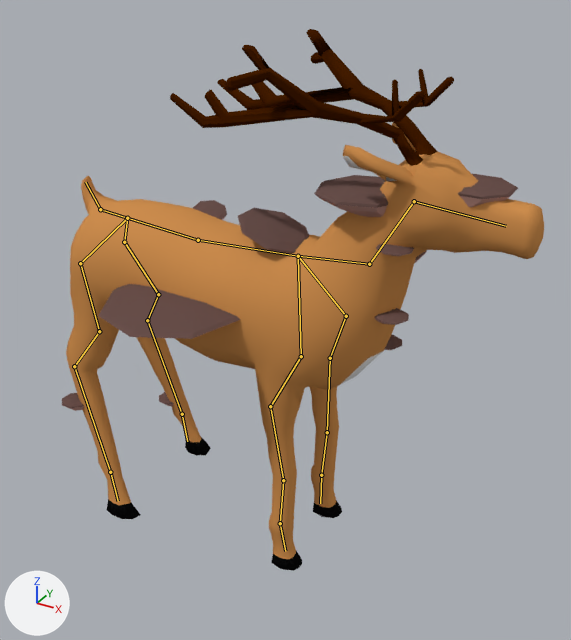
Two versions of the Blender file Amelia Blume/Assets/Meshes/Animals/Deer_Infected_v2.blend, one commit apart.
Rendered twice from a camera (50 mm lens) standing at (192.0, -256.0, 266.0) and looking at (43.0, 0.0, 112.0). Arrows for +X, +Y and +Z are at lower left; the lights stay in place. The bones that bend it are drawn over the model as lines.

Names of what the first picture shows: 'Deer'.
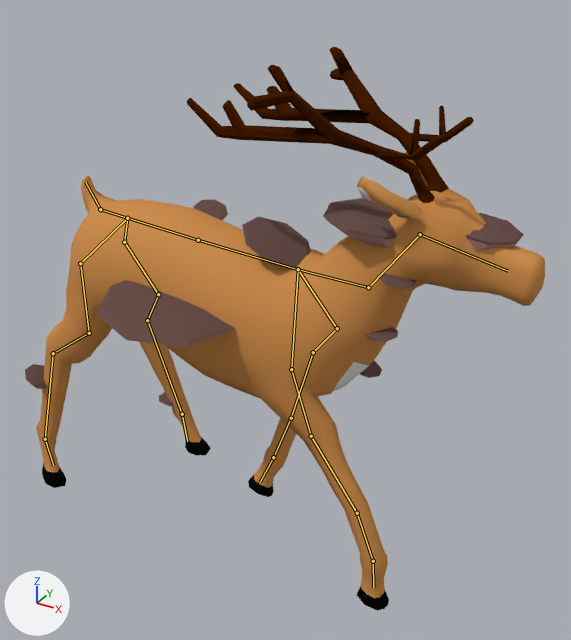
The newer file adds an action. The first version stands in its rest pose; the second is drawn at frame 0 of the action 'Run'.

Pixel boxes (x1, y1, x2, y2) of what changed, in the pictures (571 x 640 px):
'Deer', posed (8% wider): before (62, 29, 544, 571); after (25, 47, 545, 610)
bone 'chest', root to tip: before (198, 240) to (298, 256); after (198, 240) to (298, 269)
bone 'foot.front.R', root to tip: before (280, 523) to (285, 551); after (373, 561) to (373, 587)
bone 'foot.front.L', root to tip: before (321, 475) to (320, 503); after (273, 457) to (260, 482)
bone 'foot.hind.R', root to tip: before (110, 472) to (118, 501); after (45, 439) to (53, 465)

The edits, one by one:
Bone 'chest' (bone_chest) turns from (0, 0, 0) to (0, 0, -7) degrees about its own x, y and z.
Bone 'foot.front.R' (bone_foot_front_r) turns from (0, 0, 0) to (-27, -7, -5) degrees about its own x, y and z.
Bone 'foot.front.L' (bone_foot_front_l) turns from (0, 0, 0) to (-11, -4, -11) degrees about its own x, y and z.
Bone 'leg.front.upper.IK.R' (bone_leg_front_upper_ik_r) moves from (0.0, 0.0, 0.0) to (0.0, 37.6, 0.0).
Bone 'foot.hind.R' (bone_foot_hind_r) turns from (0, 0, 0) to (36, 31, 15) degrees about its own x, y and z.
Bone 'leg.hind.upper.IK.R' (bone_leg_hind_upper_ik_r) moves from (0.0, 0.0, 0.0) to (-6.5, 12.9, 0.0).
Bone 'leg.front.lower.IK.R' (bone_leg_front_lower_ik_r) moves from (0.0, 0.0, 0.0) to (0.0, -45.9, 0.0).
Bone 'leg.hind.lower.IK.R' (bone_leg_hind_lower_ik_r) moves from (0.0, 0.0, 0.0) to (0.0, -43.6, -4.0).
Bone 'leg.front.lower.pole.R' (bone_leg_front_lower_pole_r) moves from (0.0, 0.0, 0.0) to (-8.4, 0.0, 38.3).
Bone 'leg.hind.lower.pole.R' (bone_leg_hind_lower_pole_r) moves from (0.0, 0.0, 0.0) to (-2.9, 0.0, -15.1).
Bone 'leg.front.upper.IK.L' (bone_leg_front_upper_ik_l) moves from (0.0, 0.0, 0.0) to (0.0, -23.6, 0.0).
Bone 'leg.front.lower.IK.L' (bone_leg_front_lower_ik_l) moves from (0.0, 0.0, 0.0) to (0.0, 27.3, 0.0).
Bone 'leg.front.lower.pole.L' (bone_leg_front_lower_pole_l) moves from (0.0, 0.0, 0.0) to (7.5, 0.0, 39.4).
